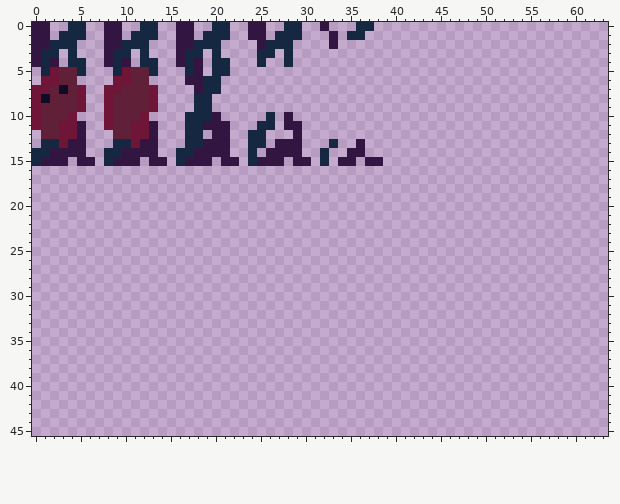
Pixel-art file -- Assets/Sprites/Objects/vine.aseprite. Above is the file before it was changed.
64x64 pixels, 1 frame. Shown: x 0..63, y 0..45.
After:
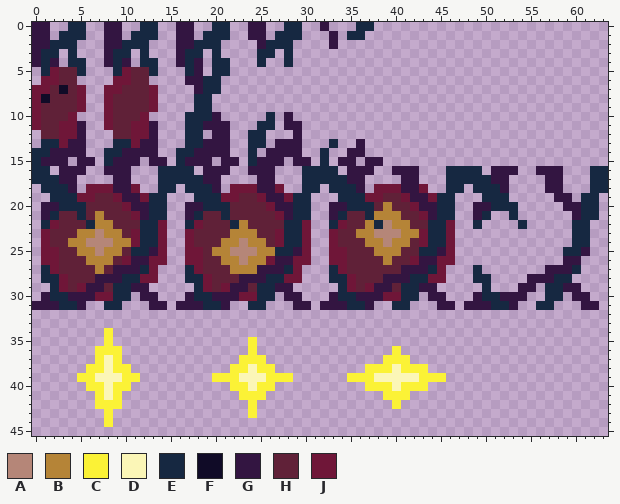
Palette (. is transparent): A #b58678  B #b58437  C #fbf236  D #fbf6b7  E #162841  F #100b27  G #331541  H #602138  J #6f1638
Change:
Changed rows in their new state; - is an unchanged pixel.
first column x 0:
16 EE-GGG--GGG---EEEE-GGG--GGG---EEEE-GGG--GGG---EEEE-GGG--GGG---EE
17 EEEGG----GG---EEEEEGG----GG---EEEEEGG----GG---EEEEEGG----GG---EE
18 -EEEG-JJJGGJ--EE-EEEG-JJJGGJ--EE-EEEG-JJJGGJ--EE-EEEG----GG---EE
19 --EEEJJHHJGGJEE---EEEJJHHJGGJEE---EEEJJHHJGGJEE---EEE-----GG-EE-
20 -GGEEEHHHHJGGEE--GGEEEHHHHJGGEE--GGEEEHBHHJGGEE--GGEEE-----GGEE-
21 -GEHHEHBHHHJGEE--GEHHEHHHHHJGEE--GEHHEBBBHHJGEE--GE--E------GEE-
22 -EJHHHEBBHHHEEJ--EJHHHEBHHHHEEJ--EJHHBEABBHHEEJ--E----E-----EE--
23 -JHHHBBABBHJEEJ--JHHHHBBBHHJEEJ--JHHBBAAABBJEEJ-------------EE--
24 -JHHBBAAABBJEEJ--JHHHBBABBHJEEJ--JHHHBBABBHJEEJ-------------EE--
25 -JJHHBBABBHEEGJ--JJHBBAAABBEEGJ--JJHHHBBBHHEEGJ------------EEG--
26 -JJHHHBBBHJGGJJ--JJHHBBABBJGGJJ--JJHHHHBHHJGGJJ------------GG---
27 -EJHHHHBHGGGEJ---EJHHHBBBGGGEJ---EJHHHHHHGGGEJ---E-------GGGE---
28 -EEJHHHGGGEEJJ---EEJHHHGGGEEJJ---EEJHHHGGGEEJJ---EE----GGGEE----
29 --EJHJGGHEEGG-----EJHJGGHEEGG-----EJHJGGHEEGG-----E---GG-EEGG---
30 -GEEGGGJJEE-GG---GEEGGGJJEE-GG---GEEGGGJJEE-GG---GEEGGG--EE-GG--
31 GGGEEG--EE---GG-GGGEEG--EE---GG-GGGEEG--EE---GG-GGGEEG--EE---GG-
34 --------C-------------------------------------------------------
35 --------C---------------C---------------------------------------
36 -------CCC--------------C---------------C-----------------------
37 -------CDC-------------CCC-------------CCC----------------------
38 ------CCDCC-----------CCDCC----------CCCDCCC--------------------
39 -----CCDDDCC--------CCCDDDCCC------CCCDDDDDCCC------------------
40 ------CCDCC-----------CCDCC----------CCCDCCC--------------------
41 -------CDC-------------CCC-------------CCC----------------------
42 -------CCC--------------C---------------C-----------------------
43 --------C---------------C---------------------------------------
44 --------C-------------------------------------------------------
